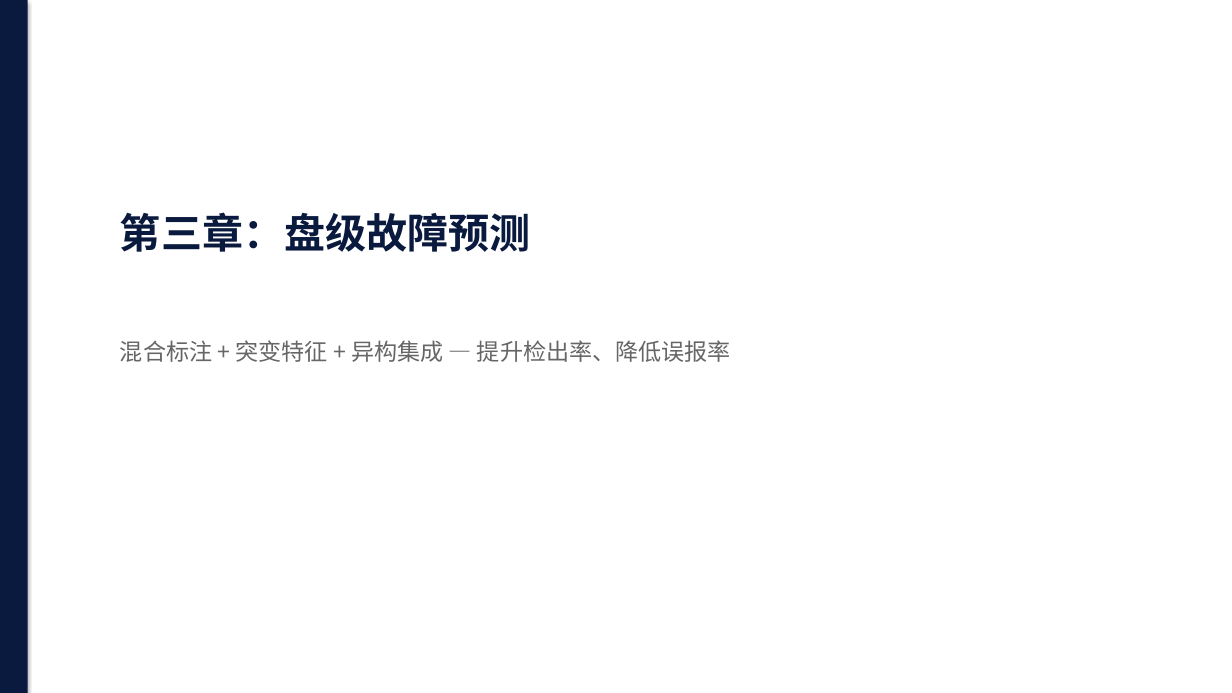
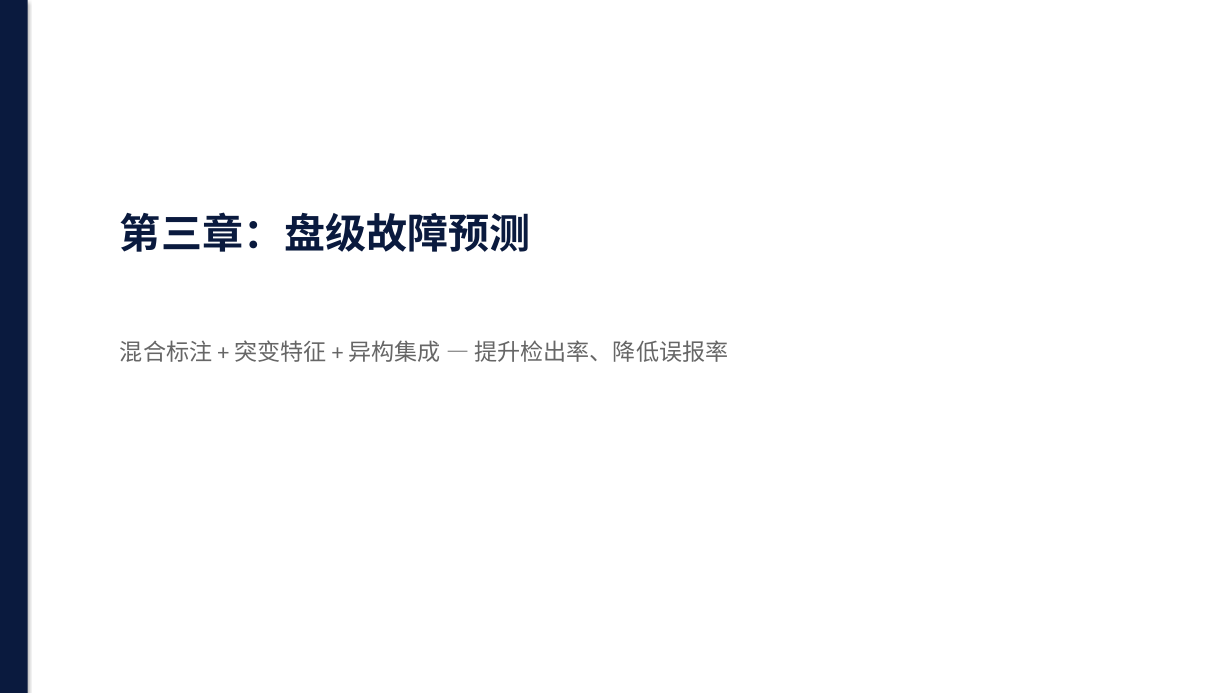
Before and after one commit to elephas00/master-thesis, a slide deck: slide 12 of 答辩材料/龙泳江20260906学位答辩.pptx. Drawn at 1232x693 pixels with LibreOffice and Linux fonts; fonts in the diff are those of the drawing. Boxes give left, top, right and bottom in pixels: in the first picture for what was removed or moved away, otherwise in the second. Text is boxed around its words. In the diff, an @@ line names an element or a change of style, - is before the commit and + after.

```diff
--- a/答辩材料/龙泳江20260906学位答辩.pptx
+++ b/答辩材料/龙泳江20260906学位答辩.pptx
@@ text "混合标注 + 突变特征 + 异构集成 ..." at [120,340,728,362]: font Noto Sans CJK SC to Calibri @@
```
Also in this commit, not shown: 34 other slides changed.
